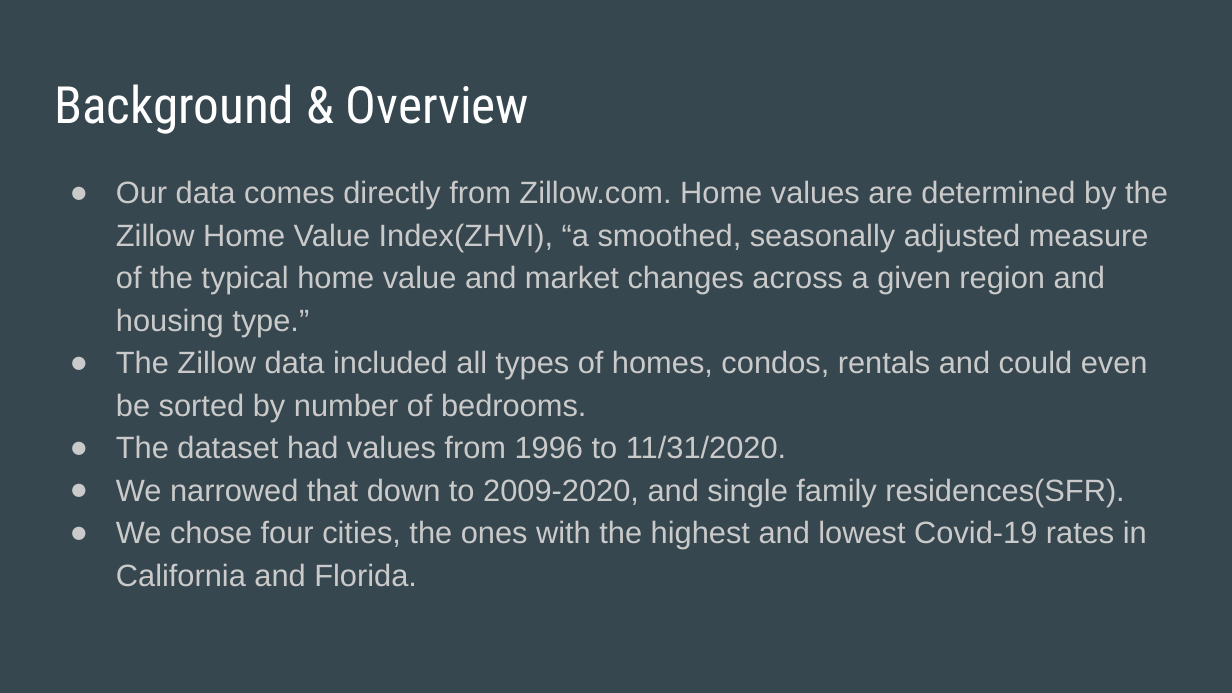
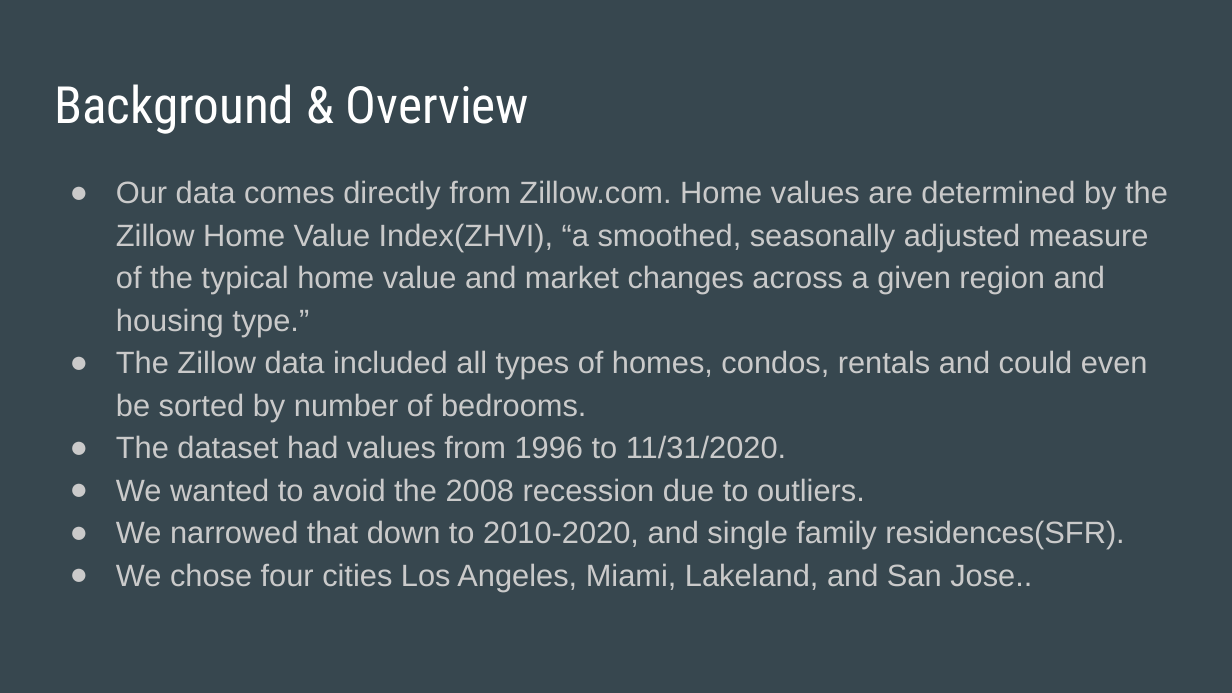
Before and after one commit to Jopinson/COVID19_Property_Pandemic, a slide deck: slide 7 of reports/PresentationSlides 2.0.pptx (slide 5 before the commit). Drawn at 1232x693 pixels with LibreOffice and Linux fonts; fonts in the diff are those of the drawing. Boxes give left, top, right and bottom in pixels: in the first picture for what was removed or moved away, otherwise in the second. Text is boxed around its words. In the diff, an @@ line names an element or a change of style, - is before the commit and + after.

```diff
--- a/reports/PresentationSlides 2.0.pptx
+++ b/reports/PresentationSlides 2.0.pptx
@@ text at [116,478,1124,591]: text changed @@
-● We narrowed that down to 2009-2020, and single family residences(SFR).
-● We chose four cities, the ones with the highest and lowest Covid-19 rates in California and Florida.
+● We wanted to avoid the 2008 recession due to outliers.
+● We narrowed that down to 2010-2020, and single family residences(SFR).
+● We chose four cities Los Angeles, Miami, Lakeland, and San Jose..
```
Also in this commit, not shown: 7 other slides changed, 5 slides added.
